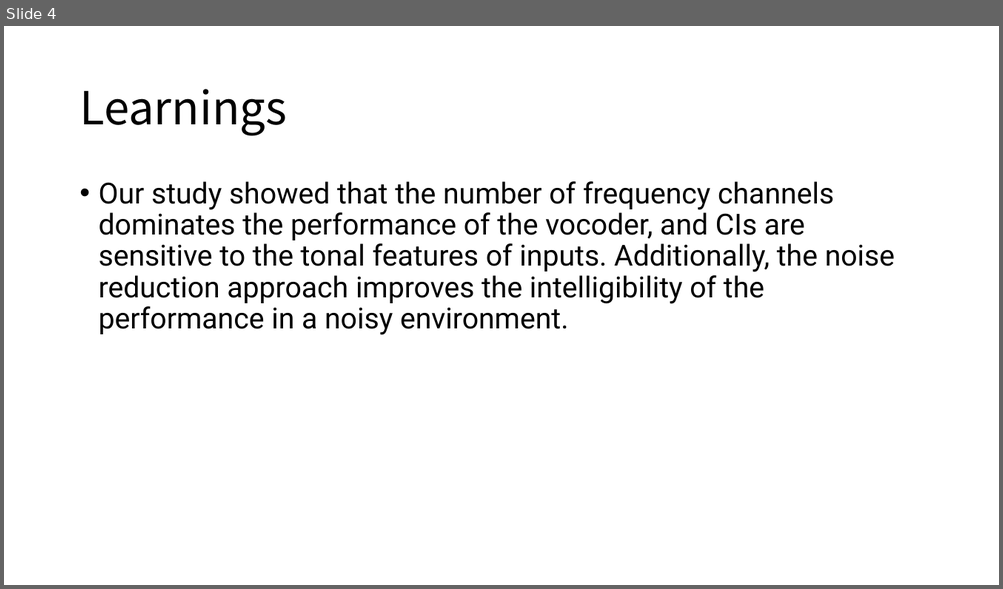
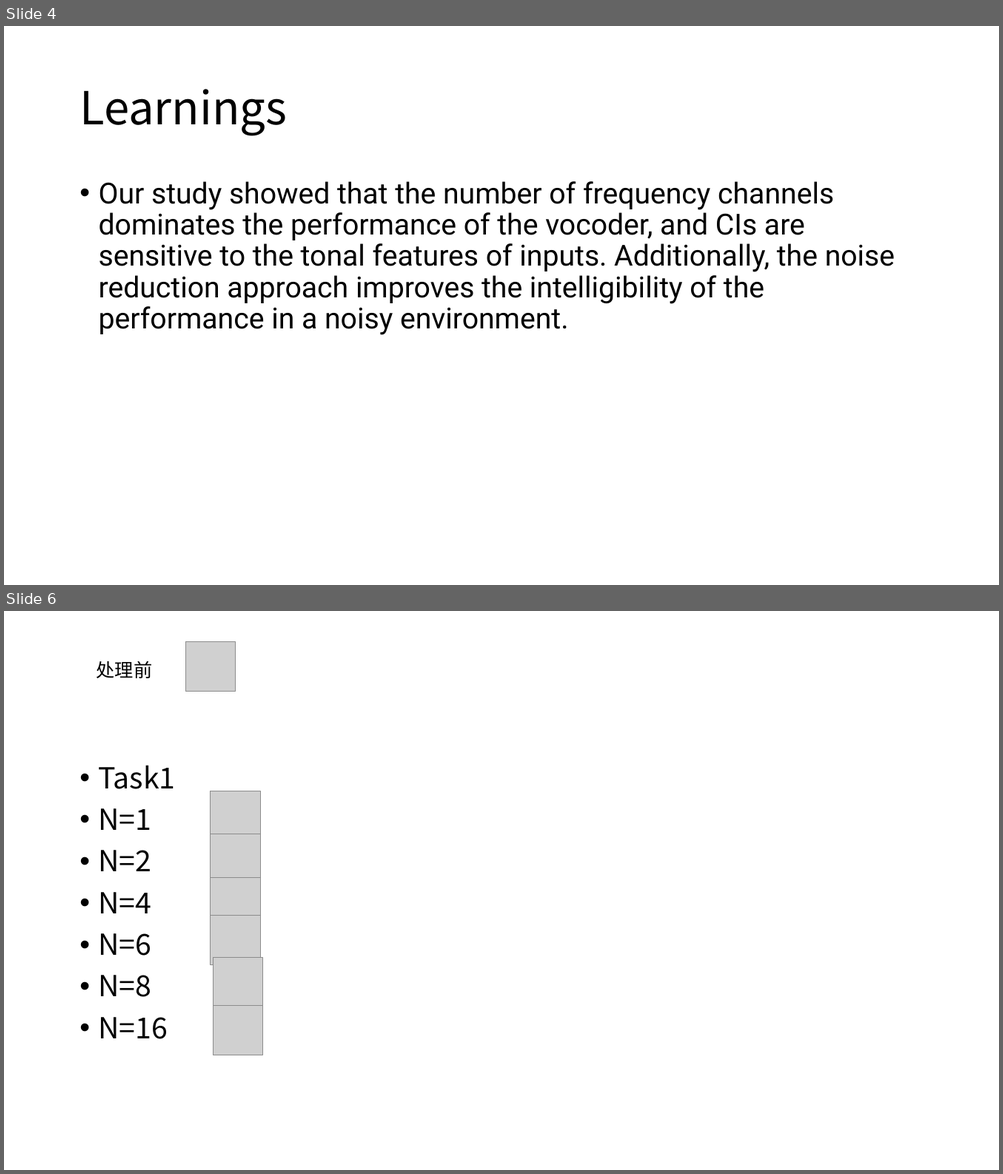
Before and after one commit to ASSANDHOLE/Signal-System_Project, a slide deck: Project1/Speech Synthesis And Perception With Envelope Cue.pptx. Shown one above the other, each under a label of ours: slide 4 before the commit, slides 4 and 6 after it; the slides between them are not shown. The pictures are 1003x589 and 1003x1174 pixels, drawn with LibreOffice and Linux fonts; fonts in the diff are those of the drawing; grey boxes stand for pictures. Boxes give left, top, right and bottom in pixels: in the first picture for what was removed or moved away, otherwise in the second. Text is boxed around its words. In the diff, an @@ line names an element or a change of style, - is before the commit and + after.

```diff
--- a/Project1/Speech Synthesis And Perception With Envelope Cue.pptx
+++ b/Project1/Speech Synthesis And Perception With Envelope Cue.pptx
@@ slide 6 added at bbox=[4, 611, 999, 1170], background #FFFFFF @@
@@ picture added at bbox=[185, 641, 236, 692] @@
@@ text added at bbox=[96, 661, 153, 678], 18 pt, text #000000 @@
+处理前
@@ text added at bbox=[99, 765, 176, 1039], 28 pt, text #000000 @@
+• Task1
+• N=1
+• N=2
+• N=4
+• N=6
+• N=8
+• N=16
@@ picture added at bbox=[210, 791, 261, 841] @@
@@ picture added at bbox=[210, 834, 261, 884] @@
@@ picture added at bbox=[210, 878, 261, 928] @@
@@ picture added at bbox=[210, 915, 261, 965] @@
@@ picture added at bbox=[213, 958, 263, 1008] @@
@@ picture added at bbox=[213, 1005, 263, 1056] @@
```
Also in this commit, not shown: 5 slides changed, 8 other slides added, 1 slide removed.
